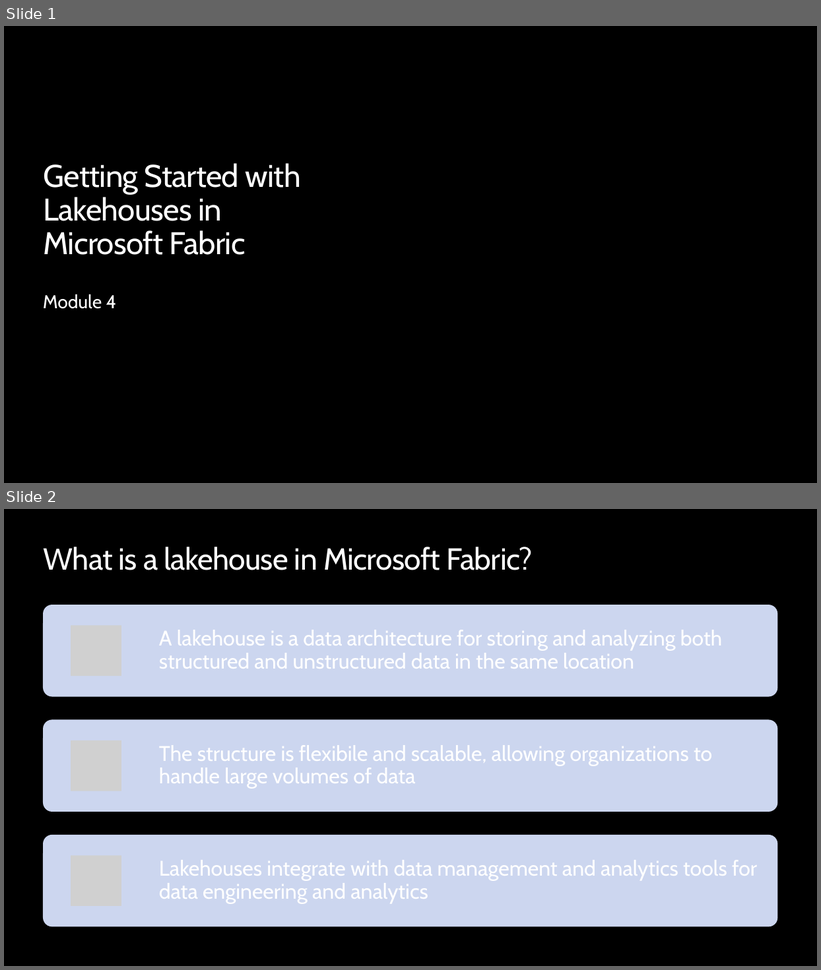
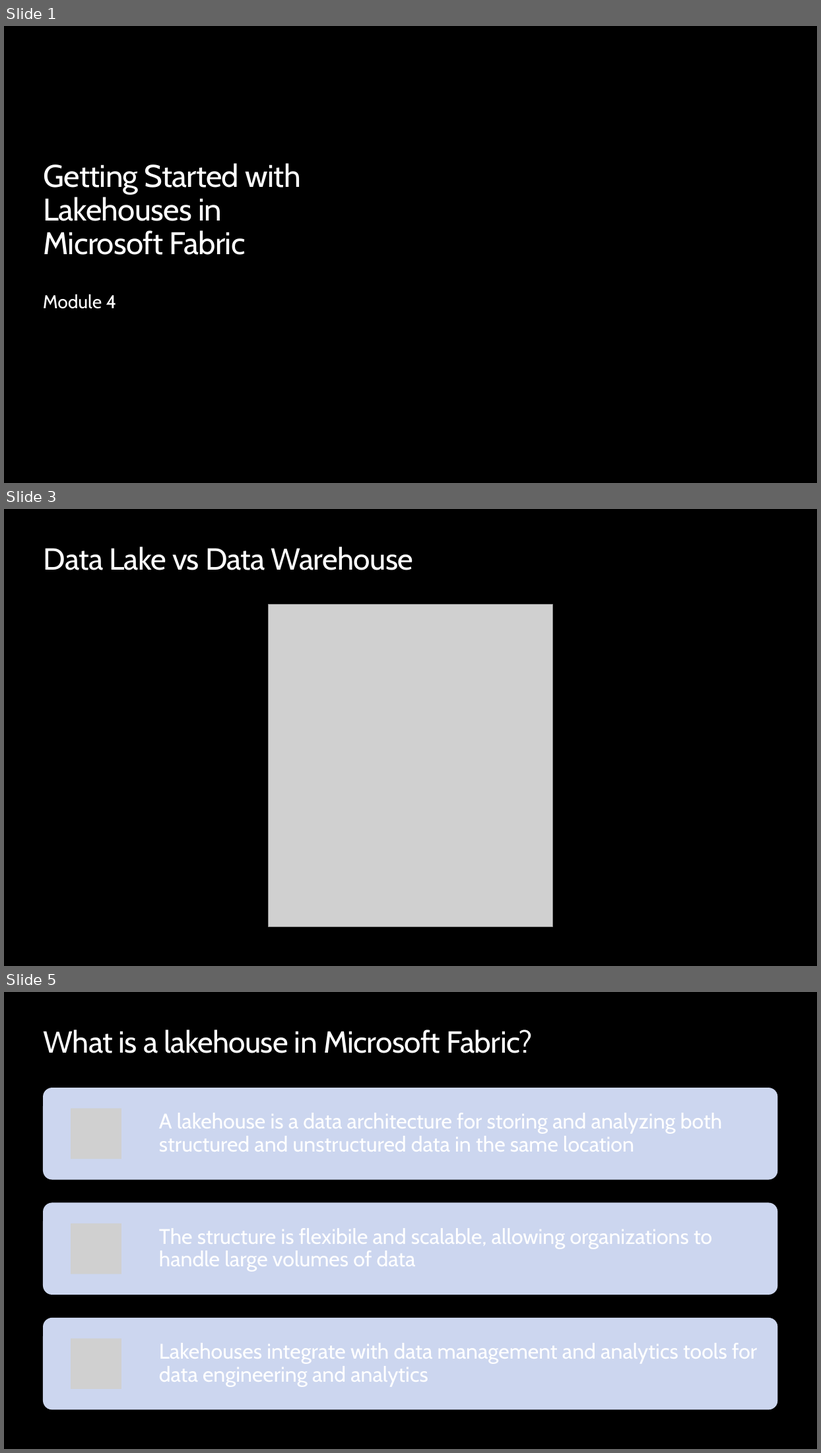
Before and after one commit to opsgility/fabric, a slide deck: slides/Dantoni-Opsgility-MSFabric-Module4.pptx. Shown one above the other, each under a label of ours: slides 1 and 2 before the commit, slides 1, 3 and 5 after it; the slides between them are not shown. The pictures are 821x970 and 821x1453 pixels, drawn with LibreOffice and Linux fonts; fonts in the diff are those of the drawing; grey boxes stand for pictures; background and template pictures are left out. Boxes give left, top, right and bottom in pixels: in the first picture for what was removed or moved away, otherwise in the second. Text is boxed around its words. In the diff, an @@ line names an element or a change of style, - is before the commit and + after.

```diff
--- a/slides/Dantoni-Opsgility-MSFabric-Module4.pptx
+++ b/slides/Dantoni-Opsgility-MSFabric-Module4.pptx
@@ slide 3 added at <box>4,509,817,966</box>, background #000000 @@
@@ title added at <box>43,547,413,570</box>, 36 pt, text #FFFFFF @@
+Data Lake vs Data Warehouse
@@ picture added at <box>268,605,553,927</box> @@
@@ what was slide 2 is now slide 5 @@
```
Also in this commit, not shown: 2 slides changed, 2 other slides added.
